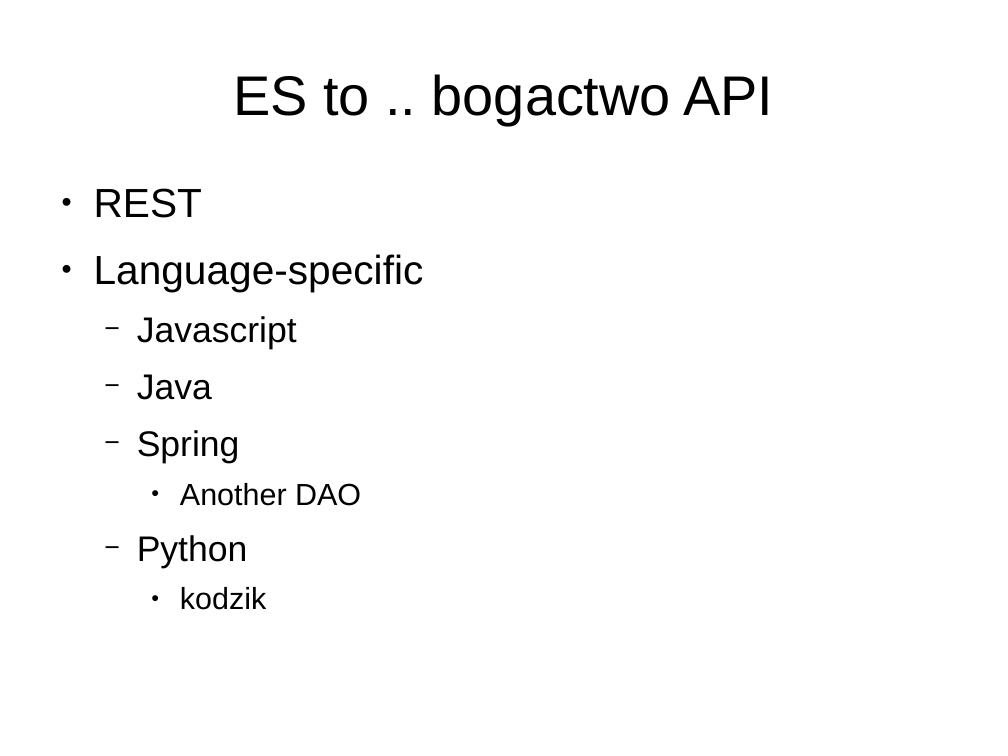
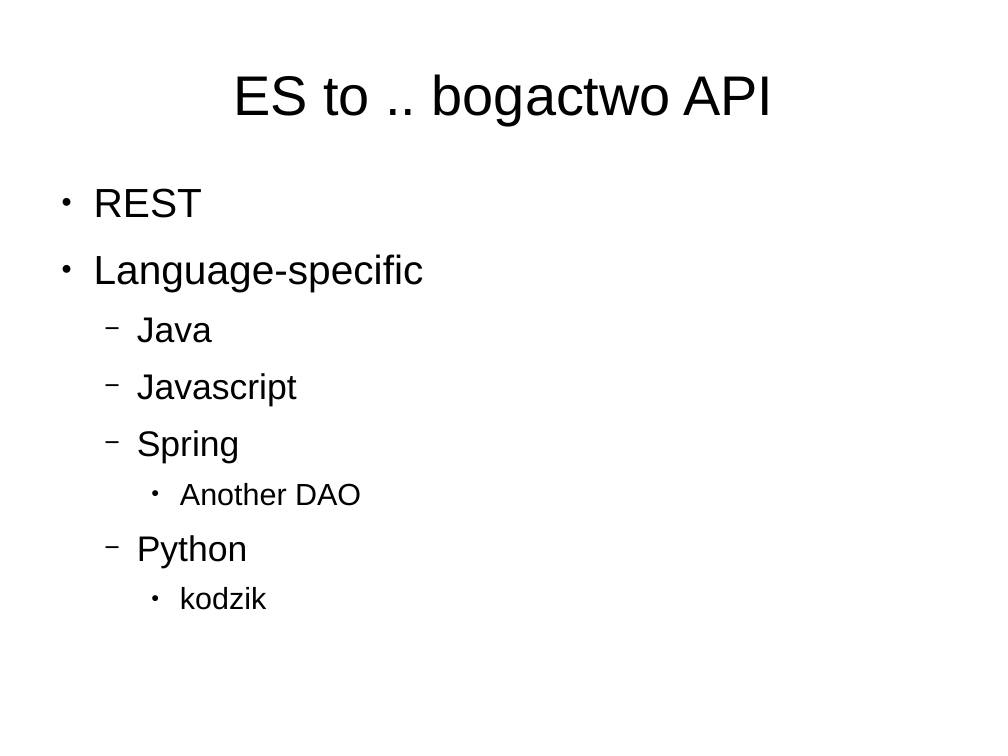
Before and after one commit to lukaszkuczynski/nieszukaj, a slide deck: slide 14 of znajduj.odp. Drawn at 1008x756 pixels with LibreOffice and Linux fonts; fonts in the diff are those of the drawing. Boxes give left, top, right and bottom in pixels: in the first picture for what was removed or moved away, otherwise in the second. Text is boxed around its words. In the diff, an @@ line names an element or a change of style, - is before the commit and + after.

```diff
--- a/znajduj.odp
+++ b/znajduj.odp
@@ text at (x1=137, y1=317, x2=212, y2=343): paragraph added @@
+  − Java
@@ text at (x1=137, y1=374, x2=212, y2=400): paragraph removed @@
-  − Java
```
Also in this commit, not shown: 6 other slides changed, 8 slides added, 1 slide removed, 1 other file.
